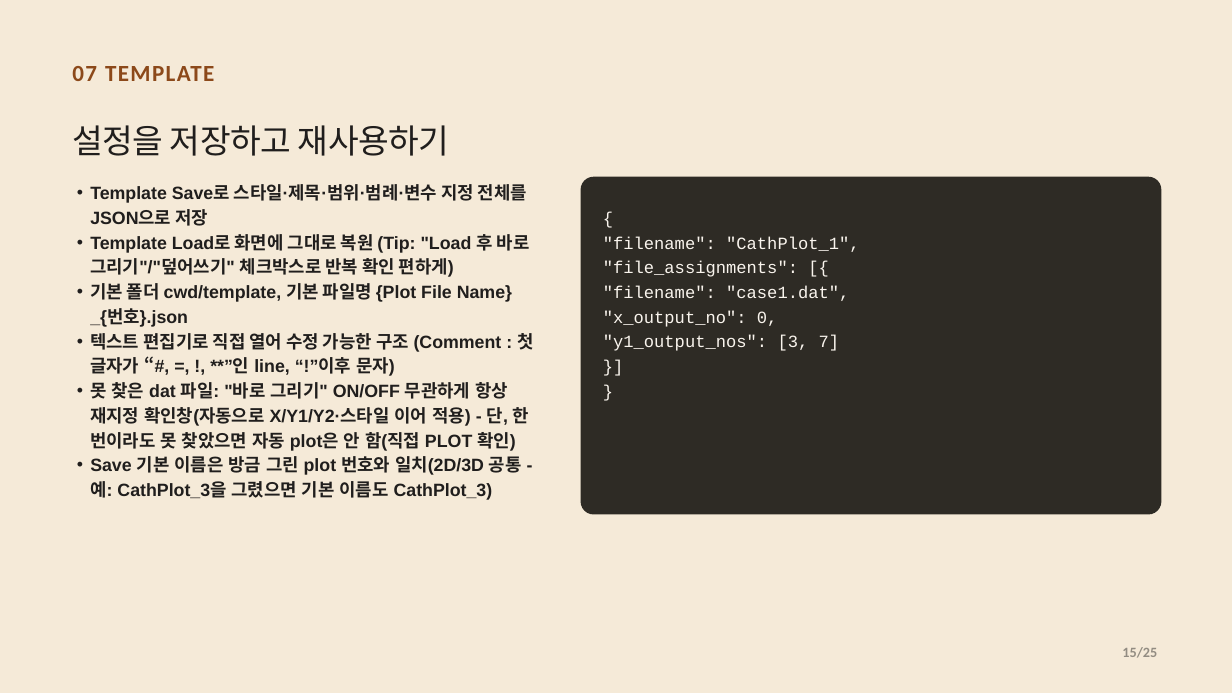
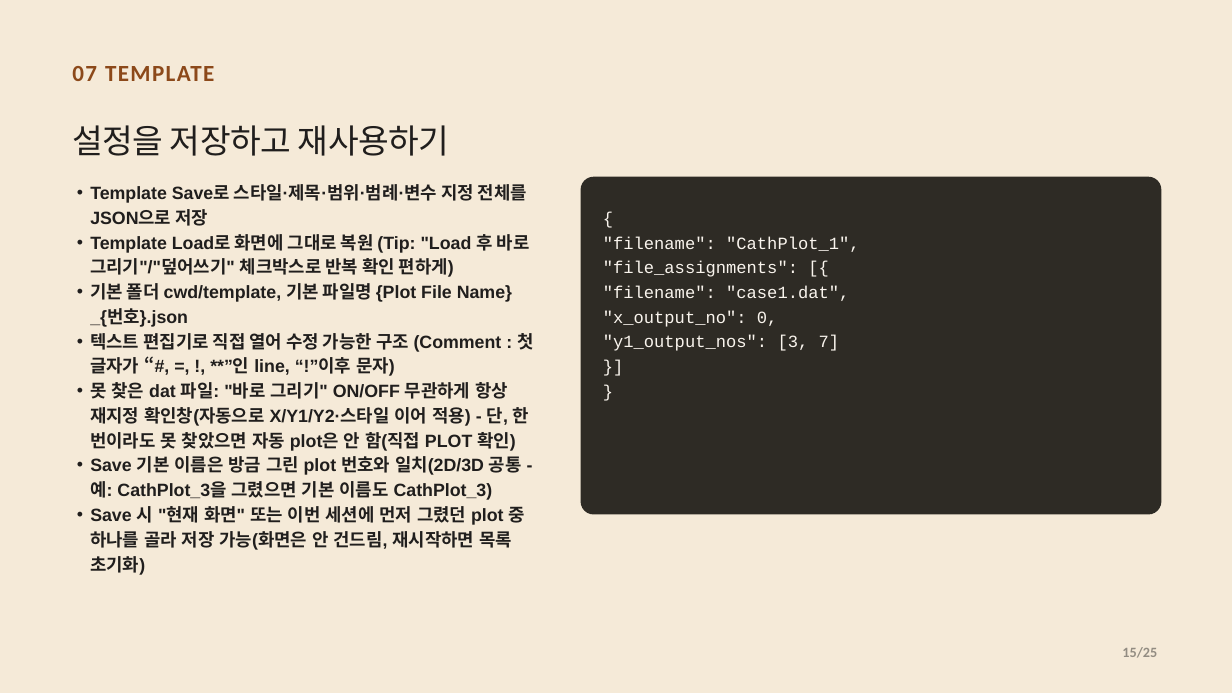
Before and after one commit to CWKIM113/CathPlot_Pub, a slide deck: slide 15 of CathPlot_발표.pptx. Drawn at 1232x693 pixels with LibreOffice and Linux fonts; fonts in the diff are those of the drawing. Boxes give left, top, right and bottom in pixels: in the first picture for what was removed or moved away, otherwise in the second. Text is boxed around its words. In the diff, an @@ line names an element or a change of style, - is before the commit and + after.

```diff
--- a/CathPlot_발표.pptx
+++ b/CathPlot_발표.pptx
@@ text at <box>90,506,525,575</box>: paragraph added @@
+• Save 시 "현재 화면" 또는 이번 세션에 먼저 그렸던 plot 중 하나를 골라 저장 가능(화면은 안 건드림, 재시작하면 목록 초기화)
```
Also in this commit, not shown: 2 other files.
